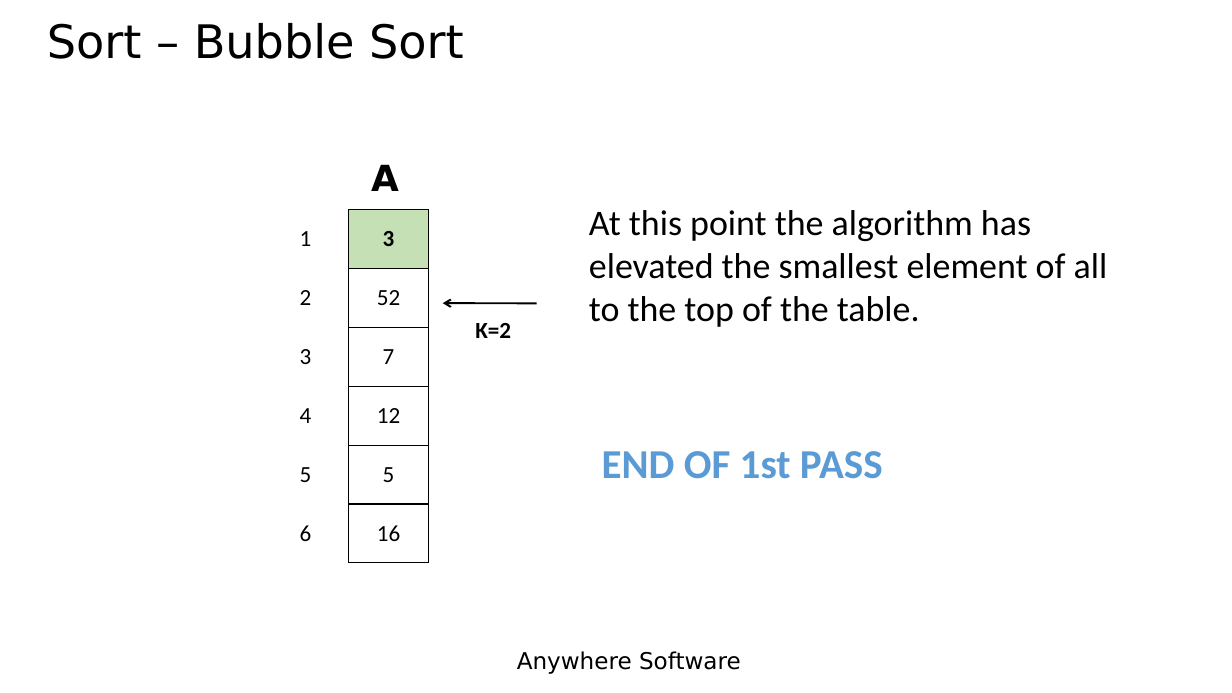
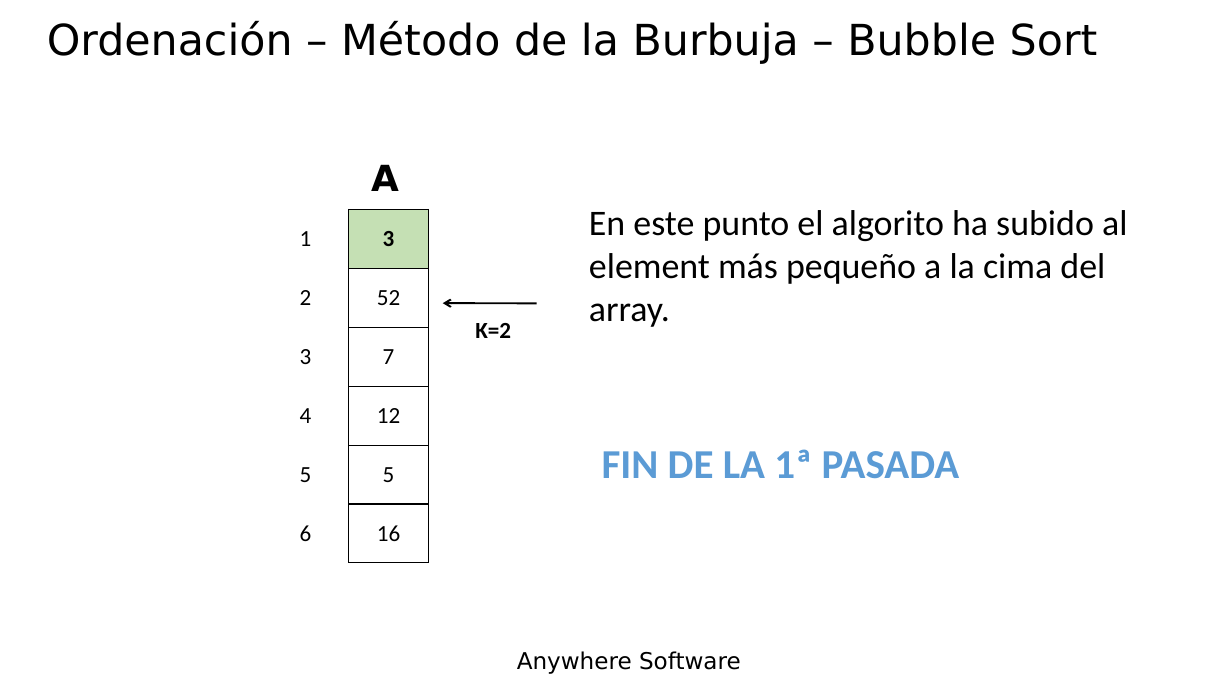
Before and after one commit to Lamashino/Teaching-B4J, a slide deck: slide 26 of Tema 14 - Matrices - Arrays/Tema 14 - Matrices - Arrays.pptx. Drawn at 1232x693 pixels with LibreOffice and Linux fonts; fonts in the diff are those of the drawing; background and template pictures are left out. Boxes give left, top, right and bottom in pixels: in the first picture for what was removed or moved away, otherwise in the second. Text is boxed around its words. In the diff, an @@ line names an element or a change of style, - is before the commit and + after.

```diff
--- a/Tema 14 - Matrices - Arrays/Tema 14 - Matrices - Arrays.pptx
+++ b/Tema 14 - Matrices - Arrays/Tema 14 - Matrices - Arrays.pptx
@@ text at [47, 21, 1098, 64]: text changed; size 36 to 33.3 pt @@
-Sort – Bubble Sort
+Ordenación – Método de la Burbuja – Bubble Sort
@@ text at [589, 210, 1127, 327]: text changed @@
-At this point the algorithm has elevated the smallest element of all to the top of the table.
+En este punto el algorito ha subido al element más pequeño a la cima del array.
@@ text at [602, 449, 960, 479]: text changed @@
-END OF 1st PASS
+FIN DE LA 1ª PASADA
```
Also in this commit, not shown: 42 other slides changed.
